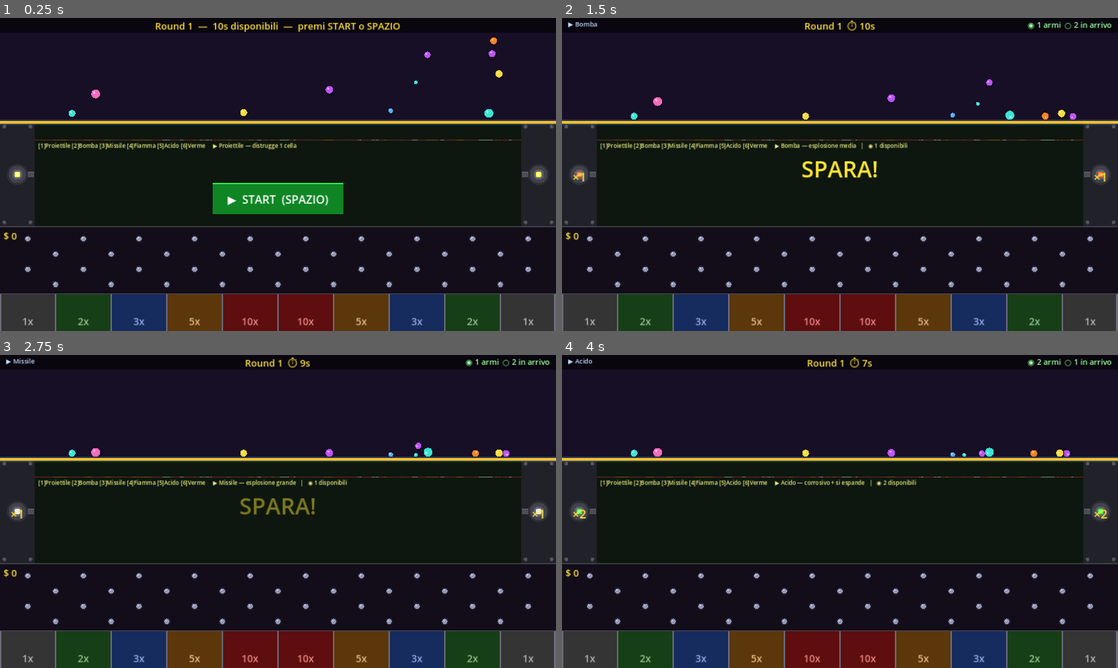
Above: before the commit, frames 1-4 (two rows, left to right).
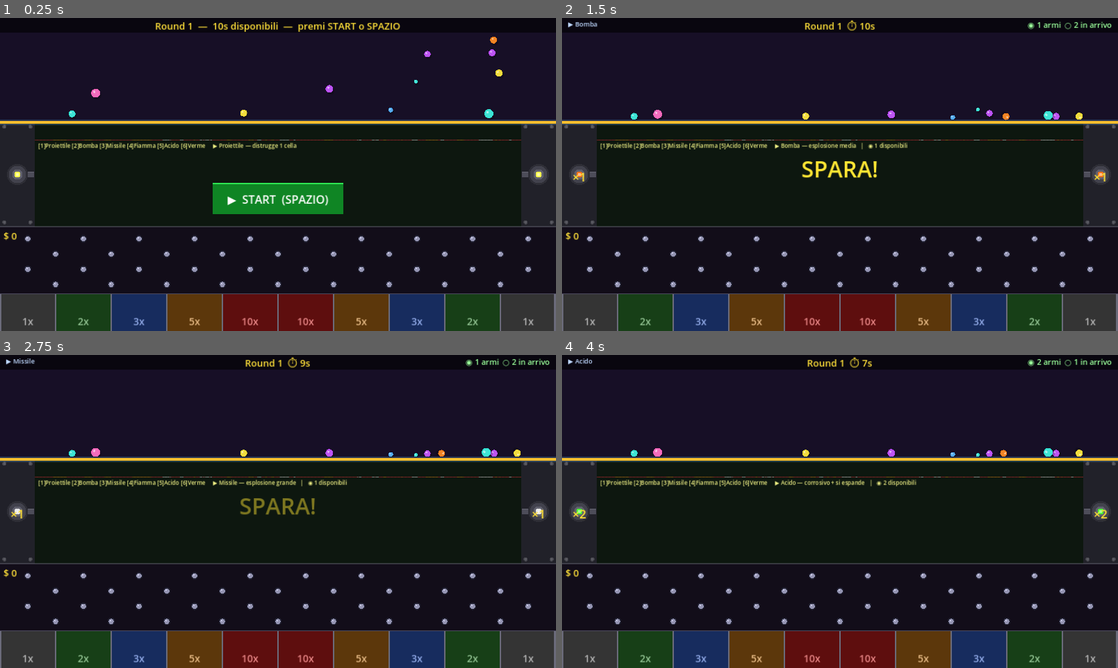
Above: after the commit, the same moments.

Repository: tanapox/TravelCalculator
Game: Godot game, scene res://scenes/Main.tscn
Same seed, same stepped clock (60 frames per second), same inputs: the game is played once before the commit and once after it.
Inputs (mouse positions are in pixels of both pictures, inside the frame that each line leads up to):
- Up to frame 1 (0.25 s): no input
- Up to frame 2 (1.5 s): tap Enter at 0.5 s; move the mouse to (962, 158) at 0.52 s; tap 1 at 0.6 s; click (962, 158) at 0.67 s; tap Space at 0.77 s; move the mouse to (728, 190) at 1.27 s; tap 2 at 1.35 s; click (728, 190) at 1.42 s
- Up to frame 3 (2.75 s): tap Space at 1.52 s; move the mouse to (333, 442) at 2.02 s; tap 3 at 2.1 s; click (333, 442) at 2.17 s
- Up to frame 4 (4 s): move the mouse to (812, 574) at 2.77 s; tap 4 at 2.85 s; click (812, 574) at 2.92 s; tap Space at 3.02, 3.77 s; move the mouse to (1006, 558) at 3.52 s; tap 5 at 3.6 s; click (1006, 558) at 3.67 s

The runs differ from the first frame. In frame 1, less than 0.1% of the frame differs, in the area x 12-91%, y 6-32%; in frame 2, 0.4%, in the area x 12-94%, y 19-33%; in frame 3, 0.2%; in frame 4, 0.2%.

Commit message:
Stop balls from sliding after settling
- linear_damp 0.25→1.2, angular_damp 4.0, friction 0.05→0.85
- When bounce reaches 0 and ball is in contact, velocity
  multiplied by 0.65 each frame until effectively stopped

Co-Authored-By: Claude Sonnet 4.6 <noreply@anthropic.com>
Claude-Session: https://claude.ai/code/session_01QzGJouKABdY15psrR5EvZo

Diff:
--- a/scripts/Ball.gd
+++ b/scripts/Ball.gd
@@ -19,11 +19,12 @@
 	can_sleep             = false
 	contact_monitor       = true
 	max_contacts_reported = 4
-	linear_damp           = 0.25
+	linear_damp           = 1.2
+	angular_damp          = 4.0
 
 	var mat := PhysicsMaterial.new()
 	mat.bounce   = BOUNCE_START
-	mat.friction = 0.05
+	mat.friction = 0.85
 	physics_material_override = mat
 
 	var cshape := CollisionShape2D.new()
@@ -45,6 +46,8 @@
 		physics_material_override.bounce = maxf(BOUNCE_END, b - BOUNCE_STEP)
 		if _falling:
 			state.linear_velocity.x += randf_range(-6.0, 6.0)
+		if physics_material_override.bounce <= BOUNCE_END:
+			state.linear_velocity *= 0.65
 
 func _draw() -> void:
 	draw_circle(Vector2(3.0, 5.0), radius * 0.95, Color(0.0, 0.0, 0.0, 0.22))
